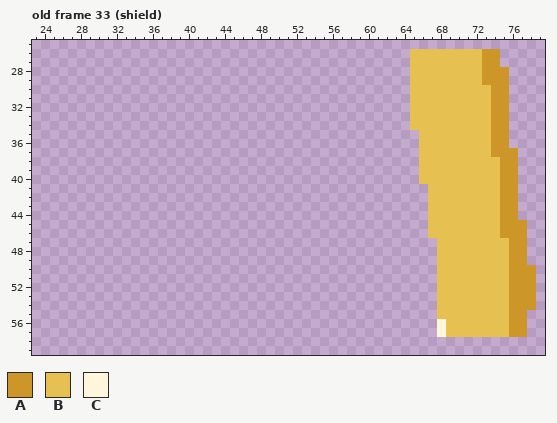
Pixel-art file: Assets/Player/persatacks.aseprite. That is the earlier state.
80x80 pixels, 49 frames. Shown: old frame 33 (shield): x 23..79, y 25..59. The commit also changed other frames, which this record leaves out.
Visible layers, top first: "Layer 1", "Layer 2".
Palette (. is transparent): A #cc9629  B #e6c050  C #fff6db
Pixels before, old frame 33 (shield), first column x 65:
26 BBBBBBBBAA....
27 BBBBBBBBAA....
28 BBBBBBBBAAA...
29 BBBBBBBBAAA...
30 BBBBBBBBBAA...
31 BBBBBBBBBAA...
32 BBBBBBBBBAA...
33 BBBBBBBBBAA...
34 BBBBBBBBBAA...
35 .BBBBBBBBAA...
36 .BBBBBBBBAA...
37 .BBBBBBBBAAA..
38 .BBBBBBBBBAA..
39 .BBBBBBBBBAA..
40 .BBBBBBBBBAA..
41 ..BBBBBBBBAA..
42 ..BBBBBBBBAA..
43 ..BBBBBBBBAA..
44 ..BBBBBBBBAA..
45 ..BBBBBBBBAAA.
46 ..BBBBBBBBAAA.
47 ...BBBBBBBBAA.
48 ...BBBBBBBBAA.
49 ...BBBBBBBBAA.
50 ...BBBBBBBBAAA
51 ...BBBBBBBBAAA
52 ...BBBBBBBBAAA
53 ...BBBBBBBBAAA
54 ...BBBBBBBBAAA
55 ...BBBBBBBBAA.
56 ...CBBBBBBBAA.
57 ...CBBBBBBBAA.
Once edited:
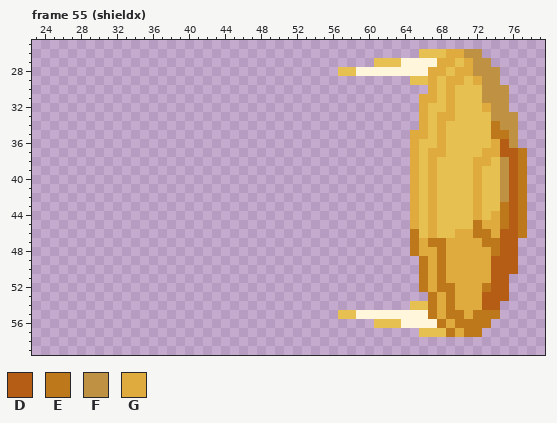
Colours new in this view: D #b55c15  E #be781c  F #bf9243  G #dfaa3e
A new or re-ordered frame is compared with the old frame closest to it.
What changed:
frames 49 -> 63
layer "Layer 3" added
Changed rows in their new state; - is an unchanged pixel.
Frame 55 (shieldx) is new; against old frame 33 (shield), layers "Layer 3", "Layer 1":
first column x 57:
26 --------.---GGFF..----
27 ----BBBCCCCGG-GFF.----
28 BBCCCCCCCCGG-GGFFF.---
29 ----------G-GG-GFF.---
30 --------..G-G---FFF---
31 --------.GG-G---FFF---
32 --------.G--G---GFF---
33 --------.G-GG----FFF--
34 --------.G-G-----EFF--
35 --------GG-G-----EEF--
36 --------G--G-----GDF--
37 --------G-GG----GGDDE-
38 --------G-G----GG-FDE-
39 --------G-G----G--FDE-
40 --------G-G----G--FDE-
41 --------GBG----G--FDE-
42 --------GBG----G--FDE-
43 --------GBG----G--EDE-
44 --------GBG----G-GEDE-
45 --------GBG----EGGEDE-
46 --------EBG--GGEEGDDE-
47 --------EGEEGGGGEEDD.-
48 --------EGGEGGGGGEDD.-
49 ---------EGEGGGGGDDD.-
50 ---------EGEGGGGGDDD..
51 ---------EGEGGGGGDD...
52 ---------EGEEGGGEDD...
53 ----------EGEGGGDDD...
54 --------BBEGEGGGDD....
55 BBCCCCCCCCEGEEGEEE...-
56 ----BBBCCCCEGEEEE....-
57 ---------BBBEGEE.....-
